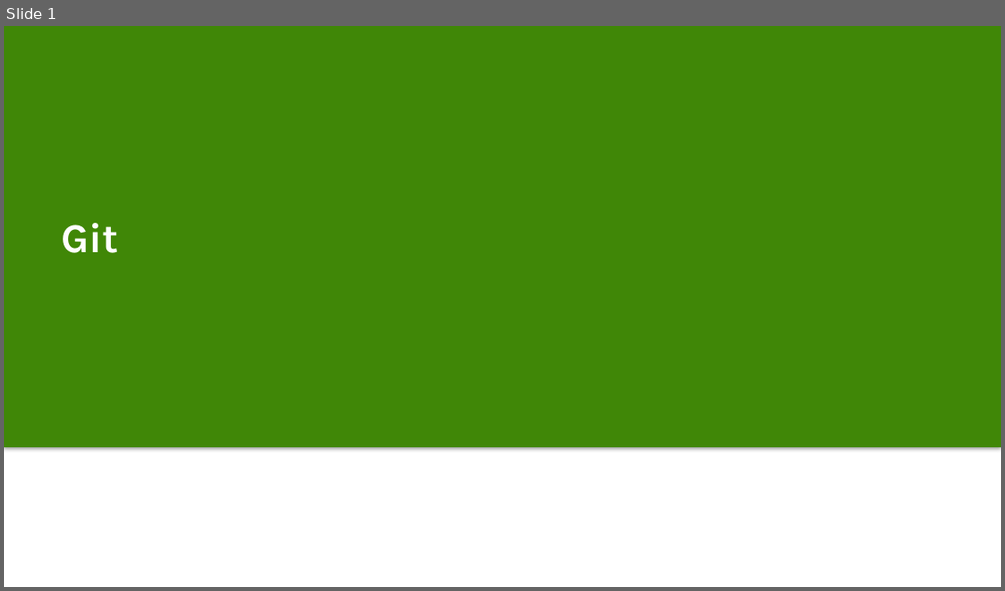
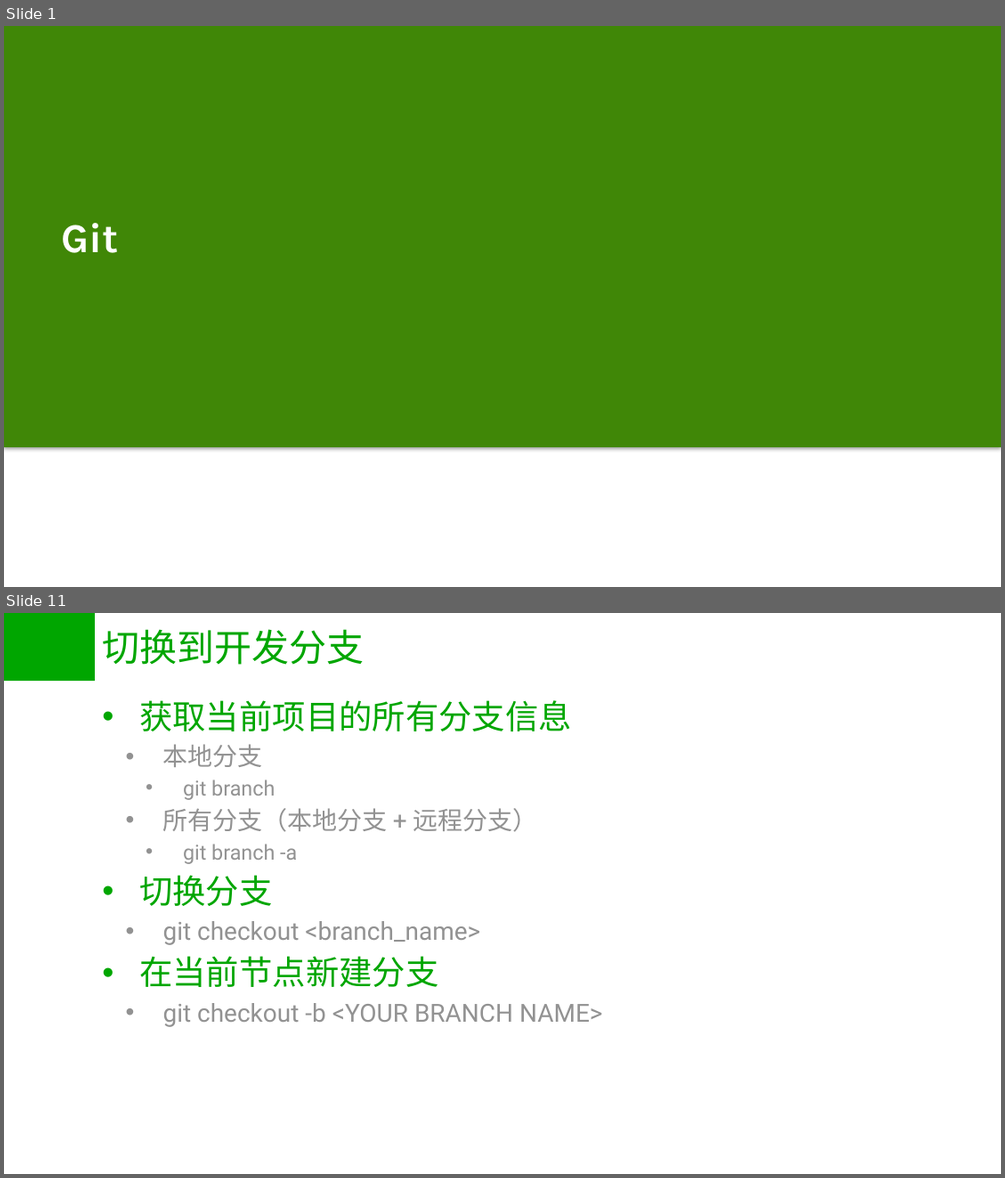
Before and after one commit to dannl/git_test, a slide deck: git.pptx. Shown one above the other, each under a label of ours: slide 1 before the commit, slides 1 and 11 after it; the slides between them are not shown. The pictures are 1005x591 and 1005x1178 pixels, drawn with LibreOffice and Linux fonts; fonts in the diff are those of the drawing; background and template pictures are left out. Boxes give left, top, right and bottom in pixels: in the first picture for what was removed or moved away, otherwise in the second. Text is boxed around its words. In the diff, an @@ line names an element or a change of style, - is before the commit and + after.

```diff
--- a/git.pptx
+++ b/git.pptx
@@ slide 11 added at (4, 613, 1001, 1174), background #CCE8CF @@
@@ rectangle added at (4, 613, 95, 681), fill #00A600 @@
@@ title added at (102, 629, 364, 665), 36 pt, text #00A600 @@
+切换到开发分支
@@ text added at (139, 700, 602, 1027), 24 pt, text #929292 @@
+• 获取当前项目的所有分支信息
+  • 本地分支
+    • git branch
+  • 所有分支（本地分支 + 远程分支）
+    • git branch -a
+• 切换分支
+  • git checkout <branch_name>
+• 在当前节点新建分支
+  • git checkout -b <YOUR BRANCH NAME>
```
Also in this commit, not shown: 4 slides changed, 11 other slides added, 1 slide removed.
